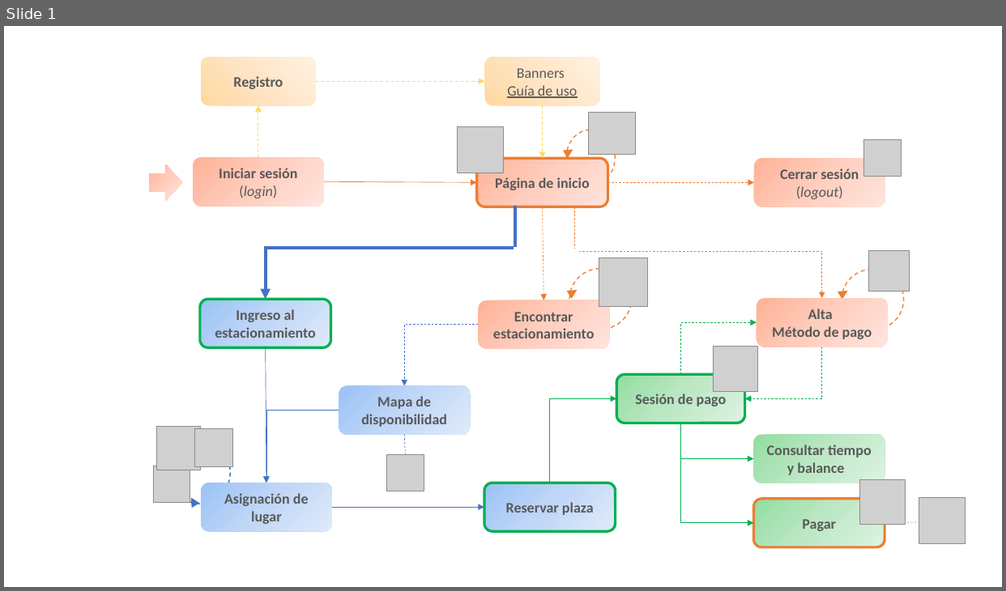
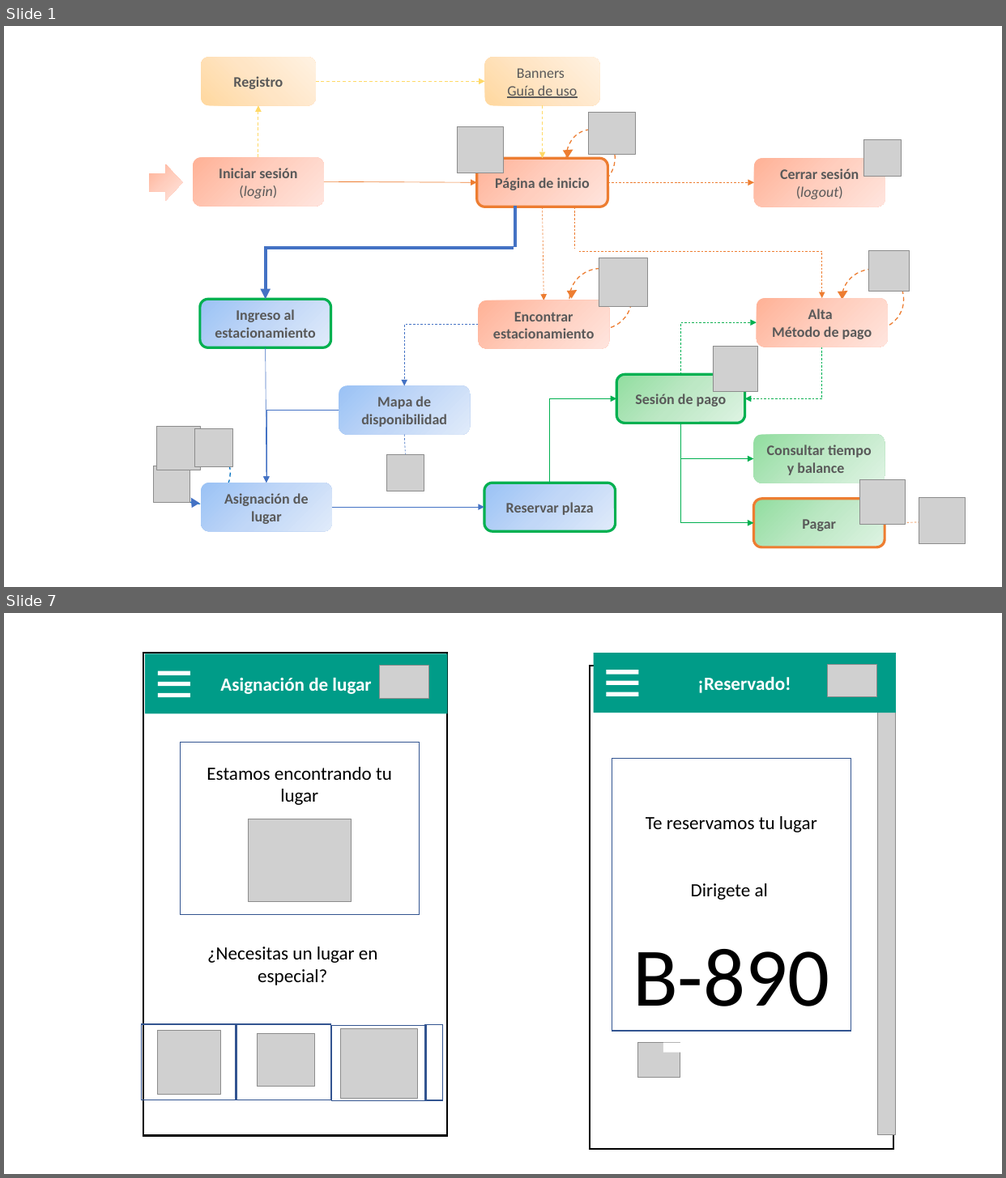
Before and after one commit to ajbeem/iotserver, a slide deck: documentation/MapaNavegacion.pptm. Shown one above the other, each under a label of ours: slide 1 before the commit, slides 1 and 7 after it; the slides between them are not shown. The pictures are 1006x591 and 1006x1178 pixels, drawn with LibreOffice and Linux fonts; fonts in the diff are those of the drawing; grey boxes stand for pictures. Boxes give left, top, right and bottom in pixels: in the first picture for what was removed or moved away, otherwise in the second. Text is boxed around its words. In the diff, an @@ line names an element or a change of style, - is before the commit and + after.

```diff
--- a/documentation/MapaNavegacion.pptm
+++ b/documentation/MapaNavegacion.pptm
@@ slide 7 added at box(4, 613, 1002, 1174), background #FFFFFF @@
@@ rectangle added at box(143, 653, 447, 1135), fill #FFFFFF, outline #000000 1.75 pt @@
@@ rectangle added at box(590, 666, 894, 1149), fill #FFFFFF, outline #000000 1.75 pt @@
@@ picture added at box(878, 679, 896, 1135) @@
@@ group added at box(145, 654, 447, 714): 4 rectangles, 1 picture @@
+Asignación de lugar
@@ group added at box(593, 653, 896, 713): 4 rectangles, 1 picture @@
+¡Reservado!
@@ rectangle added at box(180, 743, 420, 914), outline #325491 1 pt, 18 pt, text #000000 @@
+Estamos encontrando tu lugar
@@ rectangle added at box(612, 758, 851, 1031), outline #325491 1 pt, 18 pt, text #000000 @@
+Te reservamos tu lugar
+Dirigete al
+B-890
@@ picture added at box(248, 819, 351, 901) @@
@@ text added at box(207, 947, 378, 986), 18 pt, text #000000 @@
+¿Necesitas un lugar en especial?
@@ rectangle added at box(142, 1024, 236, 1101), outline #325491 1 pt @@
@@ rectangle added at box(236, 1024, 331, 1101), outline #325491 1 pt @@
@@ rectangle added at box(332, 1025, 426, 1101), outline #325491 1 pt @@
@@ rectangle added at box(425, 1024, 443, 1101), outline #325491 1 pt @@
@@ picture added at box(157, 1031, 221, 1094) @@
@@ picture added at box(257, 1034, 315, 1087) @@
@@ picture added at box(341, 1029, 418, 1099) @@
@@ picture added at box(638, 1043, 681, 1078) @@
@@ rectangle added at box(663, 1043, 706, 1053), fill #FFFFFF @@
```
Also in this commit, not shown: 4 slides changed, 1 slide removed, 4 other files.
